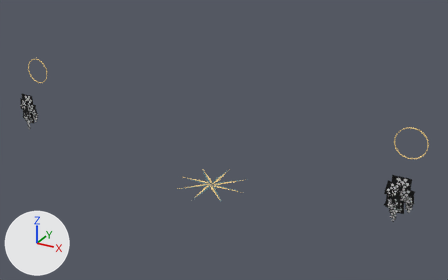
An edit to the OBJ model examples/showcase/res/aster/district-arrival.obj, drawn before and after from the same camera.
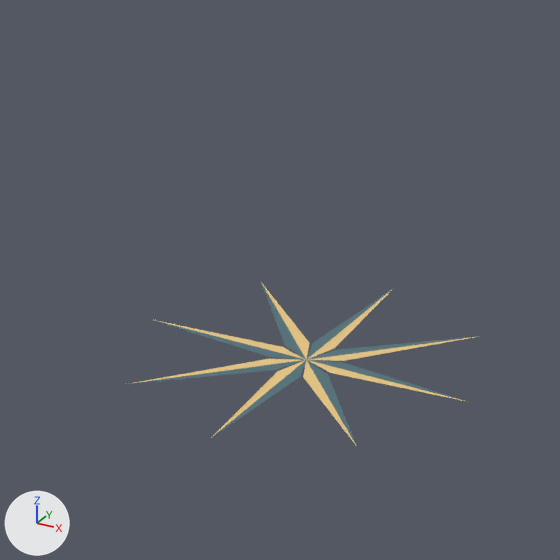
Each version appears first whole from a camera (50 mm lens) standing at (21.6, -60.2, 22.6) and looking at (1.1, -22.9, 4.0), and next in a close-up on the part from 33% to 59% of the width and 39% to 81% of the height. The axes (+X, +Y, +Z) are drawn at lower left. The lights are the same throughout. The last two pictures show the newer version. Where no turn or scale is listed for an object, it has been applied to the vertices.

In view in the first close-up: 'district-arrival'.
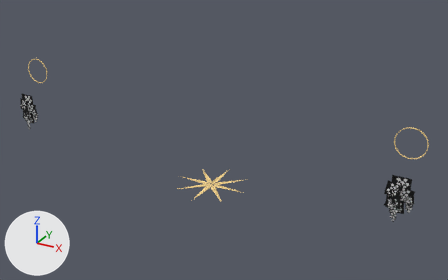
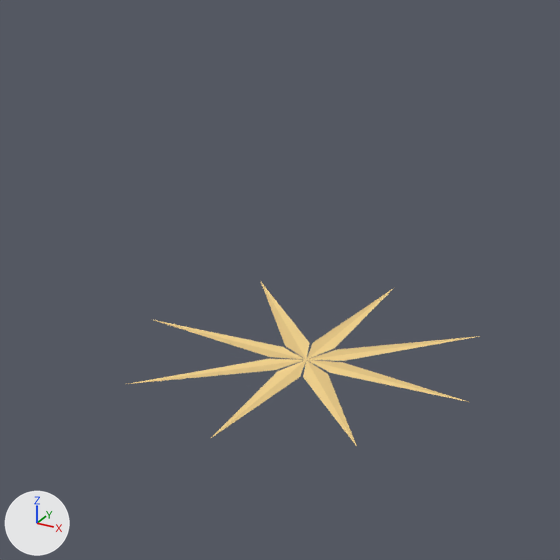
The edits, one by one:
me_district_arrival has 533 vertices, 692 faces and spans x -16.0..16.0, y -26.7..-20.0, z 0.0..8.5.
me_district_arrival is used by ob_district_arrival; location (0.0, 0.0, 0.0).
me_district_arrival part 1: all 8 faces that had it switch from mat_gold (beige #e7c784) to mat_brass (beige #f5d48e).
me_district_arrival part 2: all 8 faces that had it switch from mat_dark (dark cyan #55737c) to mat_gold (beige #e7c784).

Changed parts and their boxes (x1, y1, x2, y2) in the close-ups (560 x 560 px):
part 1 of me_district_arrival, recoloured
    both: (129, 282, 480, 445)
part 2 of me_district_arrival, recoloured
    both: (130, 283, 479, 446)
